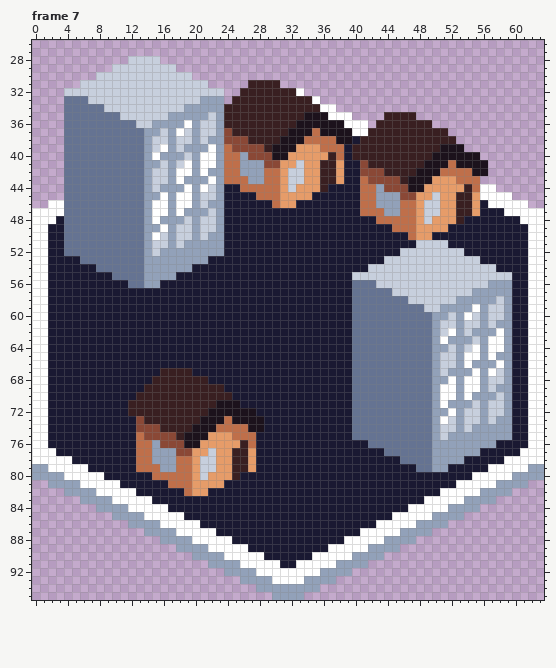
Two versions of one pixel-art file, Assets/Tiles.ase. That is the earlier state.
64x96 pixels, 7 frames. Shown: frame 7: x 0..63, y 26..95. The commit also changed other frames, which this record leaves out.
The result:
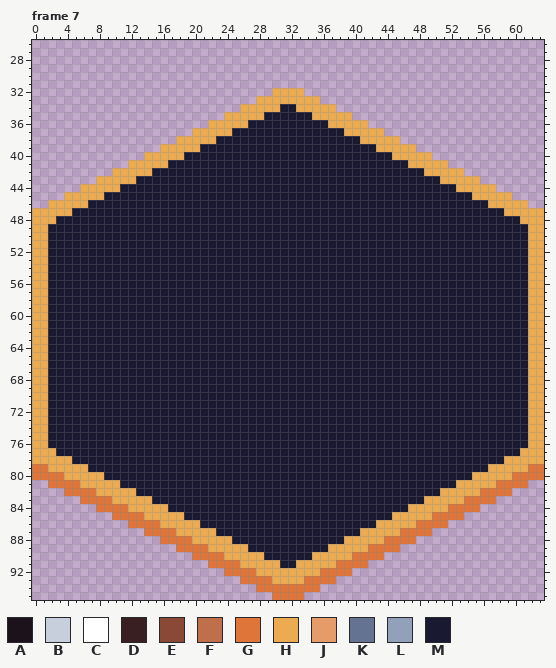
Palette (. is transparent): A #1c121c  B #c7cfdd  C #ffffff  D #391f21  E #8a4836  F #bf6f4a  G #e07539  H #edab51  J #e69c69  K #657392  L #92a1b9  M #1a1932
Changes in this commit:
layer "Group 1/Group 4 Copy/Town - Back" now hidden
layer "Group 1/Group 4 Copy/Town - Front" now hidden
Changed rows in their new state; - is an unchanged pixel.
Frame 7:
first column x 0:
28 ------------....------------------------------------------------
29 ----------........----------------------------------------------
30 --------............--------------------------------------------
31 ------................-----....---------------------------------
32 ----....................--....HHHH------------------------------
33 ----....................-...HHHHHHHH----------------------------
34 ----......................HHHHHMMHHHHH--------------------------
35 ----....................HHHHHMMMMMMHHHHH----....----------------
36 ----..................HHHHHMMMMMMMMMMHHHHH-.......--------------
37 ----................HHHHHMMMMMMMMMMMMMMHHHHH........------------
38 ----..............HHHHHMMMMMMMMMMMMMMMMM-HHHHH.......-----------
39 ----............HHHHHMMMMMMMMMMMMMMMMMM-MMMHHHHH......----------
40 ----..........HHHHHMMMMMMMMMMMMMMMMMMMM-MMMMMHHHHH......--------
41 ----........HHHHHMMMMMMMMMMMMMMMMMMMMMM--MMMMMMHHHHH.....-------
42 ----......HHHHHMMMMMMMMMMMMMMMMMMMMMMMM--MMMMMMMMHHHHH...-------
43 ----....HHHHHMMMMMMMMMMMMMMMMMMMMMMMMMM--MMMMMMMMMMHHHHH--------
44 ----..HHHHHMMMMMMMMMMMMM--MMMMMMMMMMM----MMMMMMMMMMMMHHHHH------
45 ----HHHHHMMMMMMMMMMMMMMM----MMMMMMM------MMMMMMMMMMMMMMHHHHH----
46 --HHHHHMMMMMMMMMMMMMMMMM------MMM--------MMMMMMMMMMMMMMM-HHHHH--
47 HHHHHMMMMMMMMMMMMMMMMMMM-----------------MMMMMMMMMMMMMMM---HHHHH
48 HHH-MMMMMMMMMMMMMMMMMMMM-------------------MMMMMMMMMMM-------HHH
49 HH--MMMMMMMMMMMMMMMMMMMM---------------------MMMMMMM----------HH
50 HH--MMMMMMMMMMMMMMMMMMMM-----------------------MMM------------HH
51 HH--MMMMMMMMMMMMMMMMMMMM------------------------MMMM----------HH
52 HH--MMMMMMMMMMMMMMMMMMMM----------------------MMMMMMMM--------HH
53 HH----MMMMMMMMMMMMMMMM----------------------MMMMMMMMMMMM------HH
54 HH------MMMMMMMMMMMM----------------------MMMMMMMMMMMMMMMM----HH
55 HH--------MMMMMMMM----------------------MMMMMMMMMMMMMMMMMMMM--HH
56 HH----------MMMM------------------------MMMMMMMMMMMMMMMMMMMM--HH
57 HH--------------------------------------MMMMMMMMMMMMMMMMMMMM--HH
58 HH--------------------------------------MMMMMMMMMMMMMMMMMMMM--HH
59 HH--------------------------------------MMMMMMMMMMMMMMMMMMMM--HH
60 HH--------------------------------------MMMMMMMMMMMMMMMMMMMM--HH
61 HH--------------------------------------MMMMMMMMMMMMMMMMMMMM--HH
62 HH--------------------------------------MMMMMMMMMMMMMMMMMMMM--HH
63 HH--------------------------------------MMMMMMMMMMMMMMMMMMMM--HH
64 HH--------------------------------------MMMMMMMMMMMMMMMMMMMM--HH
65 HH--------------------------------------MMMMMMMMMMMMMMMMMMMM--HH
66 HH--------------------------------------MMMMMMMMMMMMMMMMMMMM--HH
67 HH--------------MMMM--------------------MMMMMMMMMMMMMMMMMMMM--HH
68 HH-------------MMMMMMM------------------MMMMMMMMMMMMMMMMMMMM--HH
69 HH------------MMMMMMMMMM----------------MMMMMMMMMMMMMMMMMMMM--HH
70 HH-----------MMMMMMMMMMMM---------------MMMMMMMMMMMMMMMMMMMM--HH
71 HH----------MMMMMMMMMMMMMM--------------MMMMMMMMMMMMMMMMMMMM--HH
72 HH----------MMMMMMMMMMMMMMMM------------MMMMMMMMMMMMMMMMMMMM--HH
73 HH-----------MMMMMMMMMMMMMMMM-----------MMMMMMMMMMMMMMMMMMMM--HH
74 HH-----------MMMMMMMMMMMMMMMM-----------MMMMMMMMMMMMMMMMMMMM--HH
75 HH-----------MMMMMMMMMMMMMMM------------MMMMMMMMMMMMMMMMMMMM--HH
76 HH-----------MMMMMMMMMMMMMMM--------------MMMMMMMMMMMMMMMM----HH
77 HHH----------MMMMMMMMMMMMMMM----------------MMMMMMMMMMMM-----HHH
78 HHHHH--------MMMMMMMMMMMMMMM------------------MMMMMMMM-----HHHHH
79 GGHHHHH------MMMMMMMMMMMMMMM--------------------MMMM-----HHHHHGG
80 GGGGHHHHH------MMMMMMMMMMM-----------------------------HHHHHGGGG
81 --GGGGHHHHH------MMMMMMM-----------------------------HHHHHGGGG--
82 ----GGGGHHHHH------MMM-----------------------------HHHHHGGGG----
83 ------GGGGHHHHH----------------------------------HHHHHGGGG------
84 --------GGGGHHHHH------------------------------HHHHHGGGG--------
85 ----------GGGGHHHHH--------------------------HHHHHGGGG----------
86 ------------GGGGHHHHH----------------------HHHHHGGGG------------
87 --------------GGGGHHHHH------------------HHHHHGGGG--------------
88 ----------------GGGGHHHHH--------------HHHHHGGGG----------------
89 ------------------GGGGHHHHH----------HHHHHGGGG------------------
90 --------------------GGGGHHHHH------HHHHHGGGG--------------------
91 ----------------------GGGGHHHHH--HHHHHGGGG----------------------
92 ------------------------GGGGHHHHHHHHGGGG------------------------
93 --------------------------GGGGHHHHGGGG--------------------------
94 ----------------------------GGGGGGGG----------------------------
95 ------------------------------GGGG------------------------------
